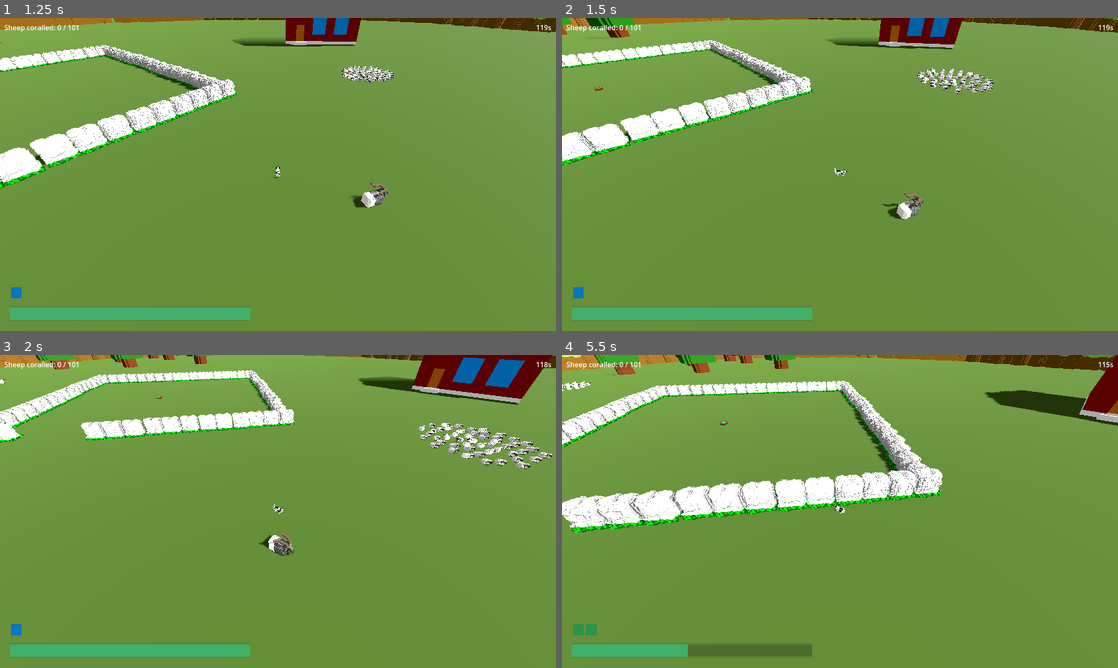
Above: before the commit, frames 1-4 (two rows, left to right).
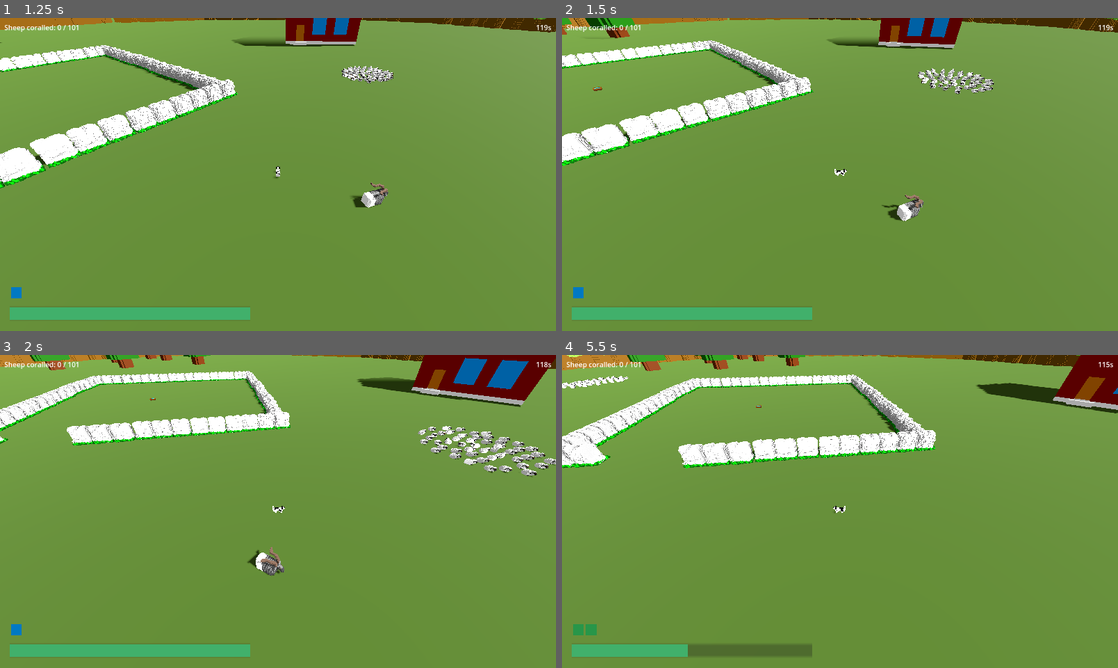
Above: after the commit, the same moments.

Repository: hunttis/ld-58
Game: Godot game, scene res://assets/scenes/master.tscn
The game is run twice, just before and just after one commit, with the same random seed, the same clock (stepped at 60 frames per second) and the same inputs.
Inputs:
- Up to frame 1 (1.25 s): click "Start" at 0.5 s
- Up to frame 2 (1.5 s): hold D (move_right) from 1.28 s (still down); hold L (ui_camera_rotate_ccw) from 1.28 s (still down)
- Up to frame 3 (2 s): keep holding D (move_right); keep holding L (ui_camera_rotate_ccw); tap J (ui_camera_rotate_cw) at 1.55 s
- Up to frame 4 (5.5 s): release D (move_right) at 2.03 s; release L (ui_camera_rotate_ccw) at 2.03 s; hold S (move_back) 2.03-2.78 s; tap J (ui_camera_rotate_cw) at 2.1, 3.05, 4.55 s; tap L (ui_camera_rotate_ccw) at 2.3, 3.8, 5.1 s; hold D (move_right) 2.78-3.53 s; hold Q (ability_bark) 2.78-3.53 s; hold W (move_forward) 3.53-4.28 s; tap Space (ability_dash) at 3.6 s; hold E (ability_sprint) 4.28-5.03 s; hold A (move_left) from 4.28 s (still down)

Frame 1 is identical in both runs. In frame 2, 1.9% of the frame differs, in the area x 0-100%, y 0-65%; in frame 3, 6.3%; in frame 4, 19%, in the area x 0-100%, y 0-57%.

Commit message:
Apply camera rotation to dog movement

Diff:
--- a/assets/scenes/game/dog/dog.gd
+++ b/assets/scenes/game/dog/dog.gd
@@ -32,11 +32,14 @@
 var dash_target: Vector3 = Vector3.ZERO
 var cur_stamina: set = set_cur_stamina
 var move_state: set = _set_move_state
+var camera_rotation: float
 
 func set_cur_stamina(new_val: float):
   cur_stamina = new_val
   Events.stamina_change.emit(new_val / max_stamina)
 
+func set_camera_rotation(rotation: float):
+  camera_rotation = rotation
 
 func _set_move_state(new_state: Global.DOG_MOVE_STATE) -> void:
   move_state = new_state
@@ -74,6 +77,7 @@
   if move_state != Global.DOG_MOVE_STATE.DASH:
     if move_dir.length() > 0:
       velocity = move_dir * speed
+      velocity = velocity.rotated(Vector3.UP, camera_rotation)
     else:
       velocity = Vector3.ZERO
 
--- a/assets/scenes/game_camera.gd
+++ b/assets/scenes/game_camera.gd
@@ -6,7 +6,7 @@
   COUNTER_CLOCKWISE = 1
 }
 
-@export var target : Node3D
+@export var target : Dog
 
 var camera_offset: Vector3
 
@@ -18,7 +18,7 @@
   if dogs.is_empty():
     return
 
-  var rotate_angle = Rotation.NONE
+  var rotate_direction = Rotation.NONE
 
   var average_pos = Vector3.ZERO
   for dog in dogs:
@@ -28,11 +28,12 @@
   global_position = average_pos + camera_offset
 
   if Input.is_action_pressed("ui_camera_rotate_cw"):
-      rotate_angle = Rotation.CLOCKWISE
+      rotate_direction = Rotation.CLOCKWISE
   if Input.is_action_pressed("ui_camera_rotate_ccw"):
-      rotate_angle = Rotation.COUNTER_CLOCKWISE
+      rotate_direction = Rotation.COUNTER_CLOCKWISE
 
-  if (rotate_angle != Rotation.NONE):
-    camera_offset = camera_offset.rotated(Vector3.UP, delta * rotate_angle)
+  if (rotate_direction != Rotation.NONE):
+    camera_offset = camera_offset.rotated(Vector3.UP, delta * rotate_direction)
 
   look_at(target.position)
+  target.set_camera_rotation(rotation.y)
